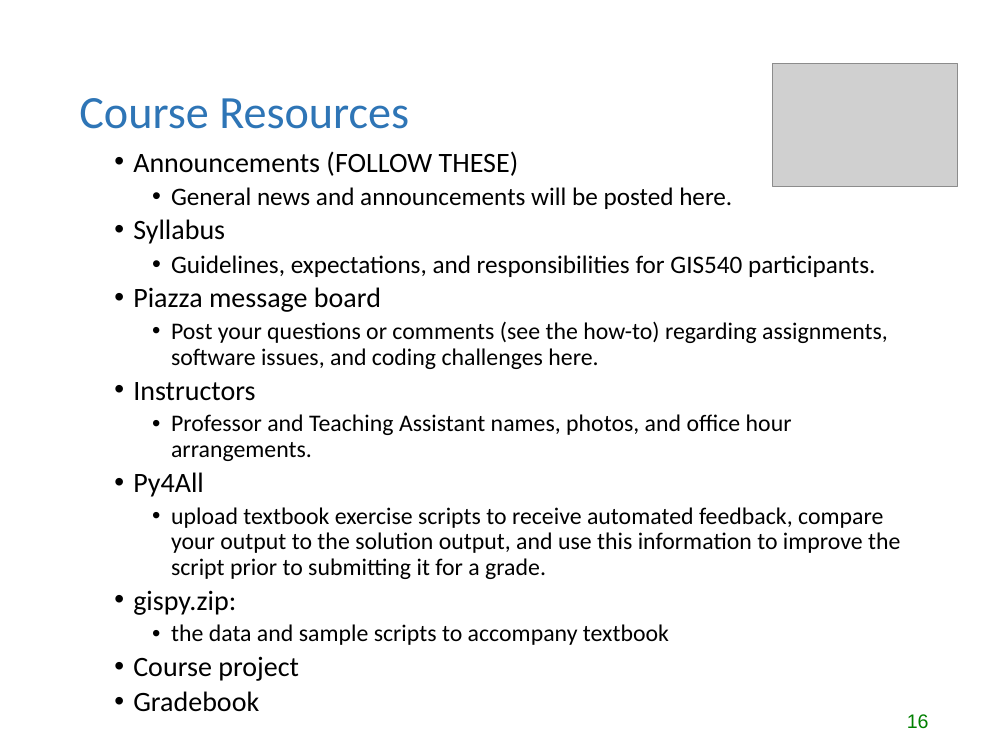
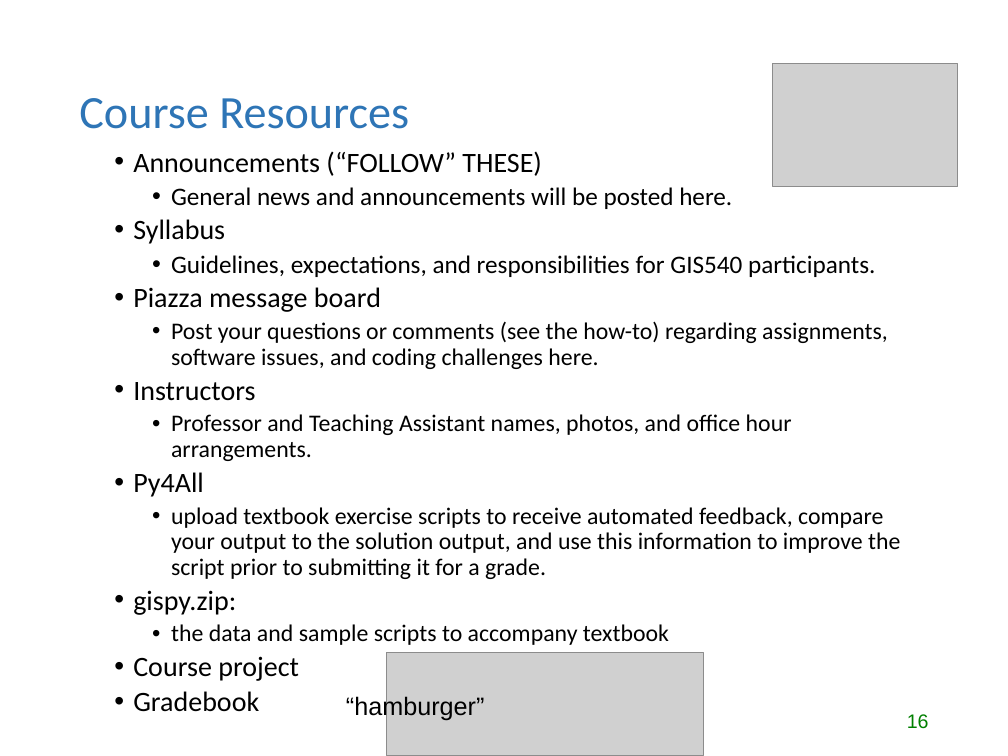
Before and after one commit to lgtateos/gis540, a slide deck: slide 16 of intro_to_GIS540_cm.pptx. Drawn at 1008x756 pixels with LibreOffice and Linux fonts; fonts in the diff are those of the drawing; grey boxes stand for pictures. Boxes give left, top, right and bottom in pixels: in the first picture for what was removed or moved away, otherwise in the second. Text is boxed around its words. In the diff, an @@ line names an element or a change of style, - is before the commit and + after.

Commit message:
Add hamburger image

```diff
--- a/intro_to_GIS540_cm.pptx
+++ b/intro_to_GIS540_cm.pptx
@@ text at bbox=[133, 151, 542, 176]: text changed @@
-  • Announcements (FOLLOW THESE)
+  • Announcements (“FOLLOW” THESE)
@@ picture added at bbox=[386, 652, 704, 756] @@
@@ text added at bbox=[346, 695, 485, 721], 18 pt, text #000000 @@
+“hamburger”
```
Also in this commit, not shown: 1 other slide changed.
